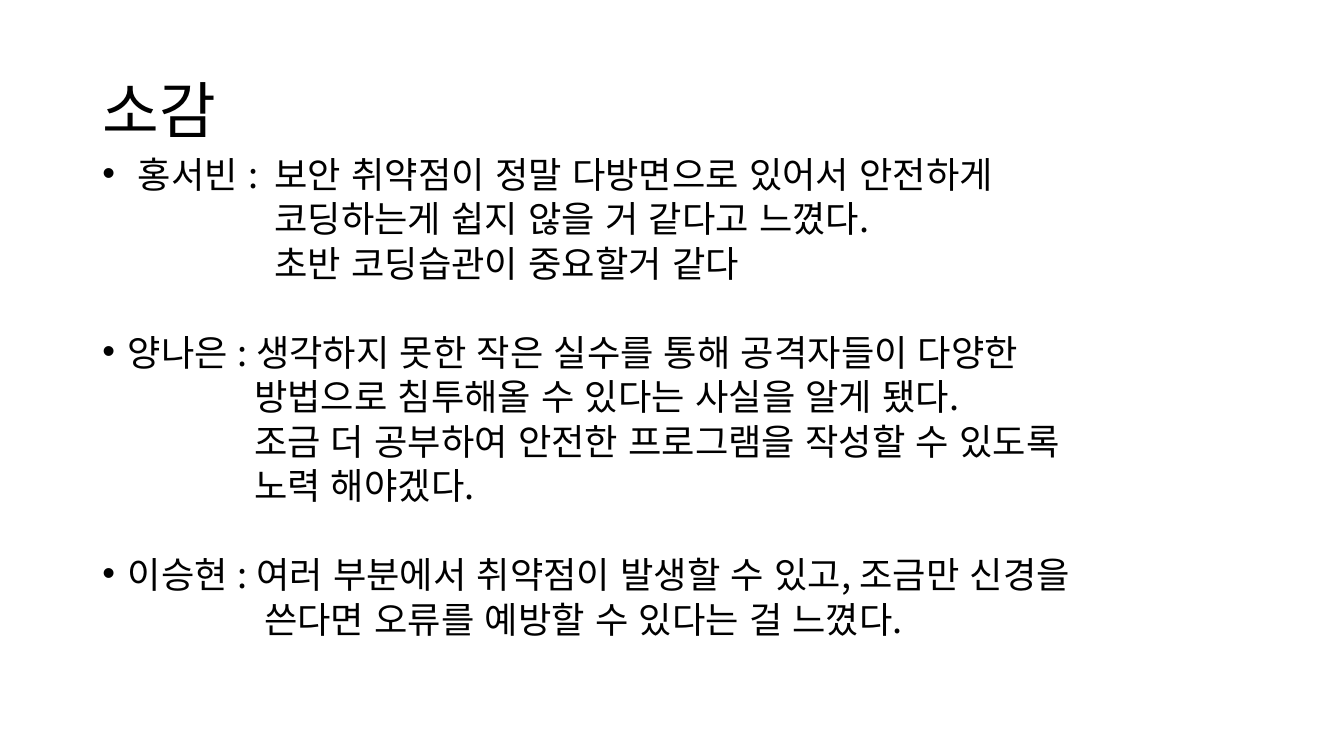
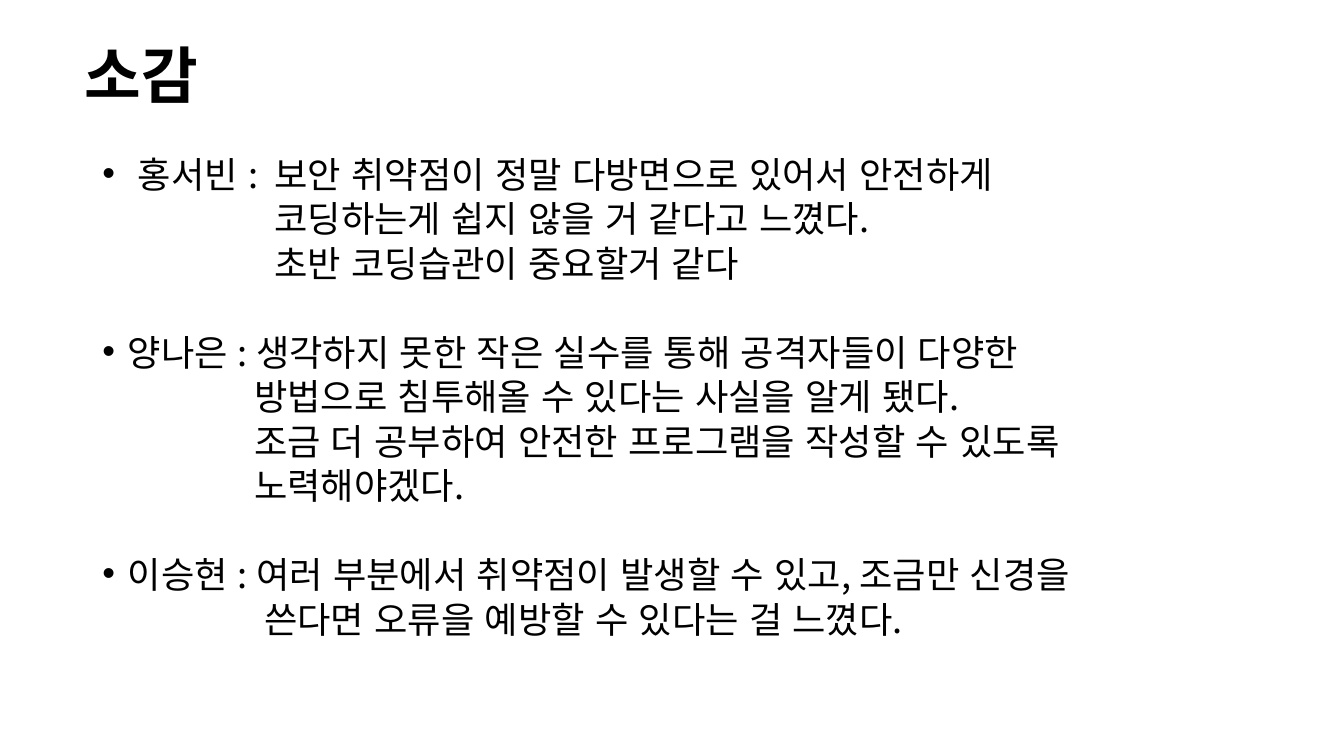
Before and after one commit to Klaxon9718/YUHAN_-security, a slide deck: slide 11 of 발표자료/Secure Coding 발표자료.pptx. Drawn at 1344x756 pixels with LibreOffice and Linux fonts; fonts in the diff are those of the drawing. Boxes give left, top, right and bottom in pixels: in the first picture for what was removed or moved away, otherwise in the second. Text is boxed around its words. In the diff, an @@ line names an element or a change of style, - is before the commit and + after.

```diff
--- a/발표자료/Secure Coding 발표자료.pptx
+++ b/발표자료/Secure Coding 발표자료.pptx
@@ title "소감": place and size @@
-title "소감" at <box>102,82,215,137</box>
+title "소감" at <box>84,46,197,103</box>
@@ title "소감" at <box>84,46,197,103</box>: bold on @@
@@ text at <box>254,469,464,502</box>: spaces changed @@
-노력 해야겠다.
+노력해야겠다.
@@ text at <box>264,602,903,636</box>: text changed @@
-쓴다면 오류를 예방할 수 있다는 걸 느꼈다.
+쓴다면 오류을 예방할 수 있다는 걸 느꼈다.
```
Also in this commit, not shown: 3 other slides changed, 1 other file.
